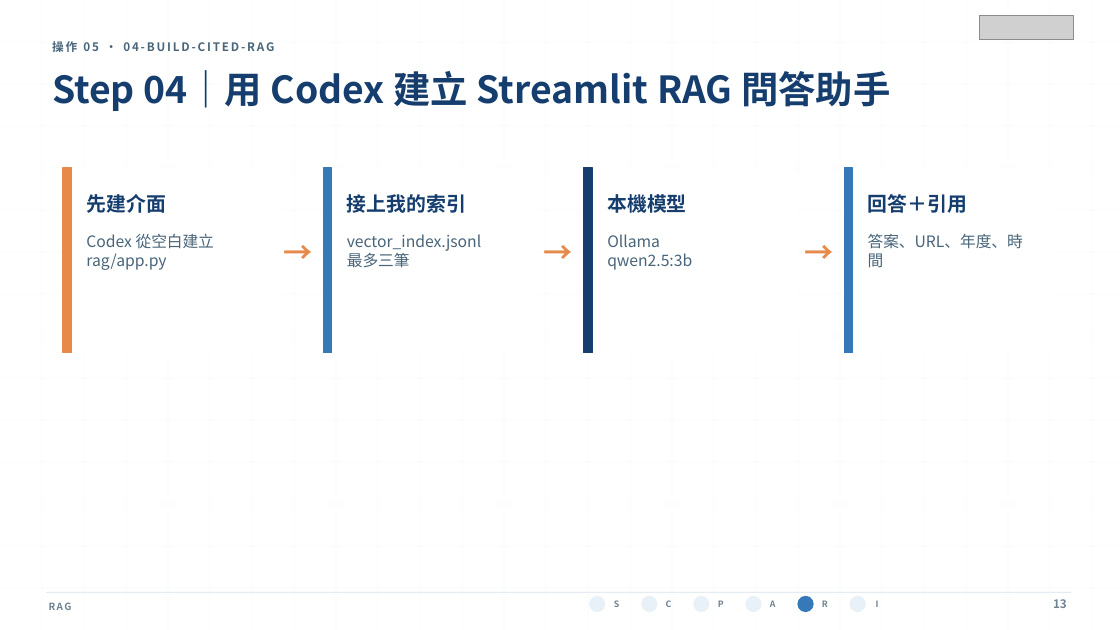
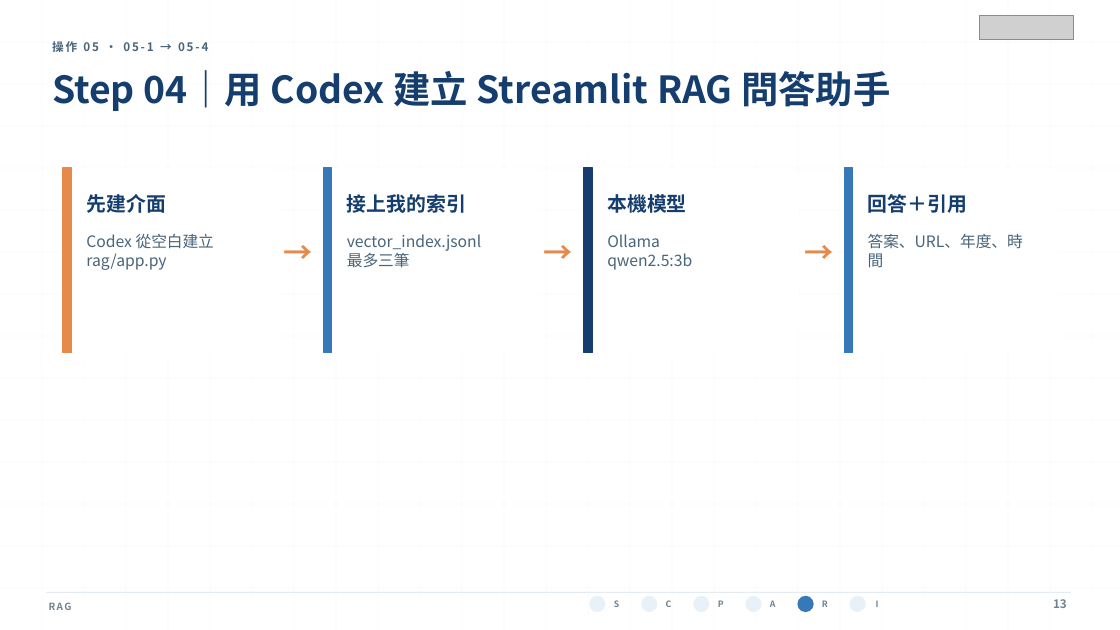
Before and after one commit to MEDA-TW/20260803-Workshop, a slide deck: slide 13 of course/day-03/instructor/slides/day-03-generative-ai-text-analysis.pptx. Drawn at 1120x630 pixels with LibreOffice and Linux fonts; fonts in the diff are those of the drawing; grey boxes stand for pictures. Boxes give left, top, right and bottom in pixels: in the first picture for what was removed or moved away, otherwise in the second. Text is boxed around its words. In the diff, an @@ line names an element or a change of style, - is before the commit and + after.

```diff
--- a/course/day-03/instructor/slides/day-03-generative-ai-text-analysis.pptx
+++ b/course/day-03/instructor/slides/day-03-generative-ai-text-analysis.pptx
@@ text at [52,41,208,52]: text changed @@
-操作 05 · 04-BUILD-CITED-RAG
+操作 05 · 05-1 → 05-4
```
Also in this commit, not shown: 9 other files.
